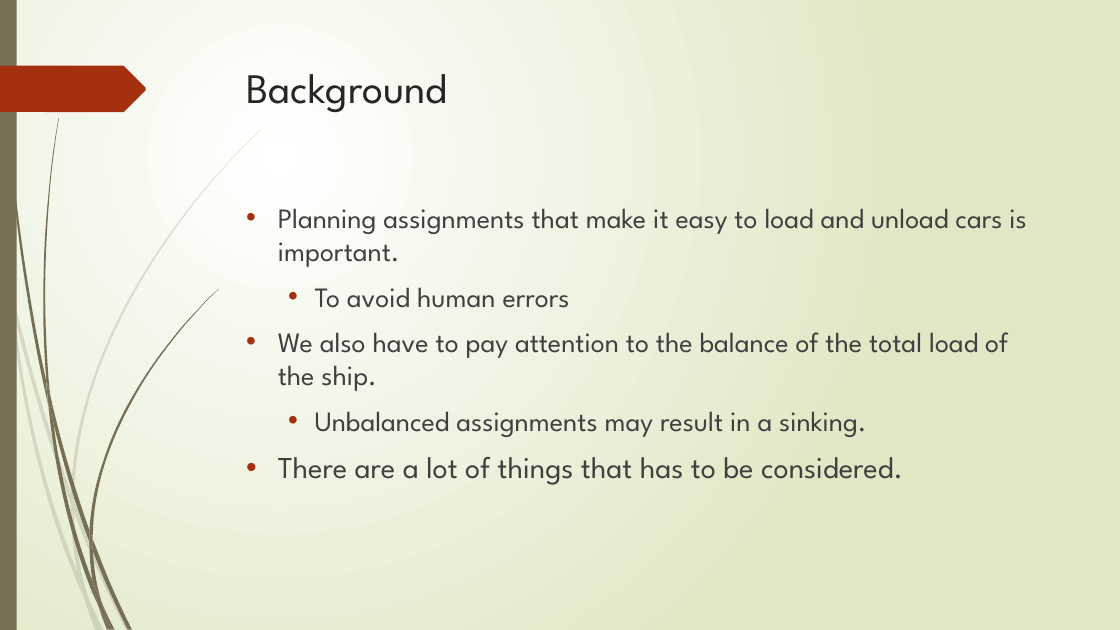
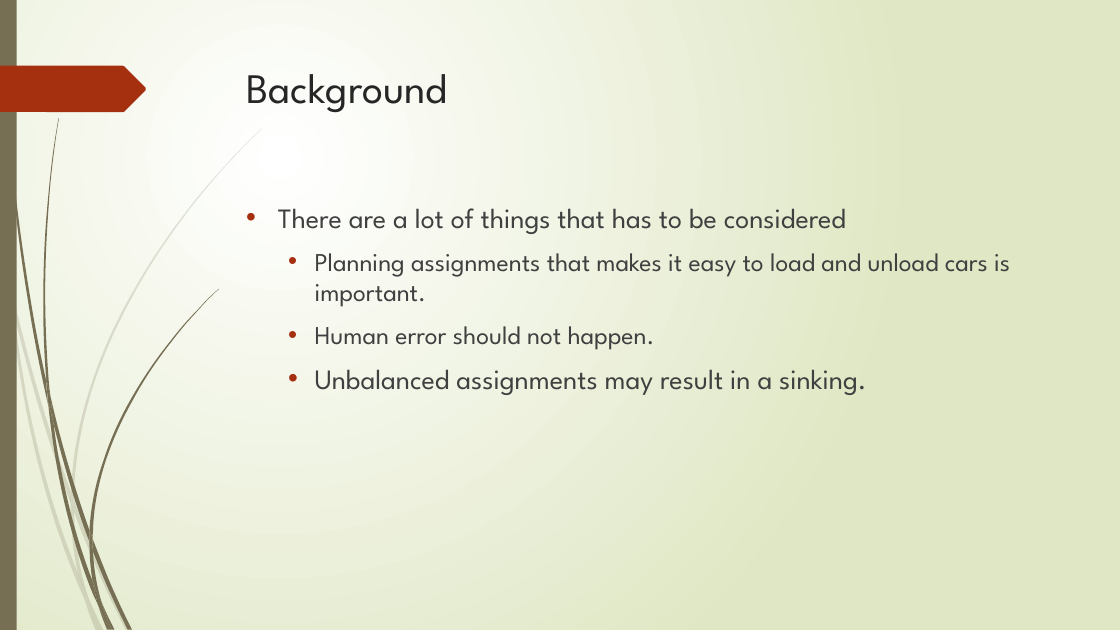
Before and after one commit to r-kurosu/kline_new, a slide deck: slide 4 of 中間報告.pptx. Drawn at 1120x630 pixels with LibreOffice and Linux fonts; fonts in the diff are those of the drawing. Boxes give left, top, right and bottom in pixels: in the first picture for what was removed or moved away, otherwise in the second. Text is boxed around its words. In the diff, an @@ line names an element or a change of style, - is before the commit and + after.

```diff
--- a/中間報告.pptx
+++ b/中間報告.pptx
@@ text at (278, 208, 1010, 350): text changed; size 24 to 22 pt @@
-• Planning assignments that make it easy to load and unload cars is important.
-  • To avoid human errors
-• We also have to pay attention to the balance of the total load of the ship.
+• There are a lot of things that has to be considered
+  • Planning assignments that makes it easy to load and unload cars is important.
+  • Human error should not happen.
@@ text at (278, 457, 903, 485): paragraph removed @@
-• There are a lot of things that has to be considered.
```
Also in this commit, not shown: 8 other slides changed.
